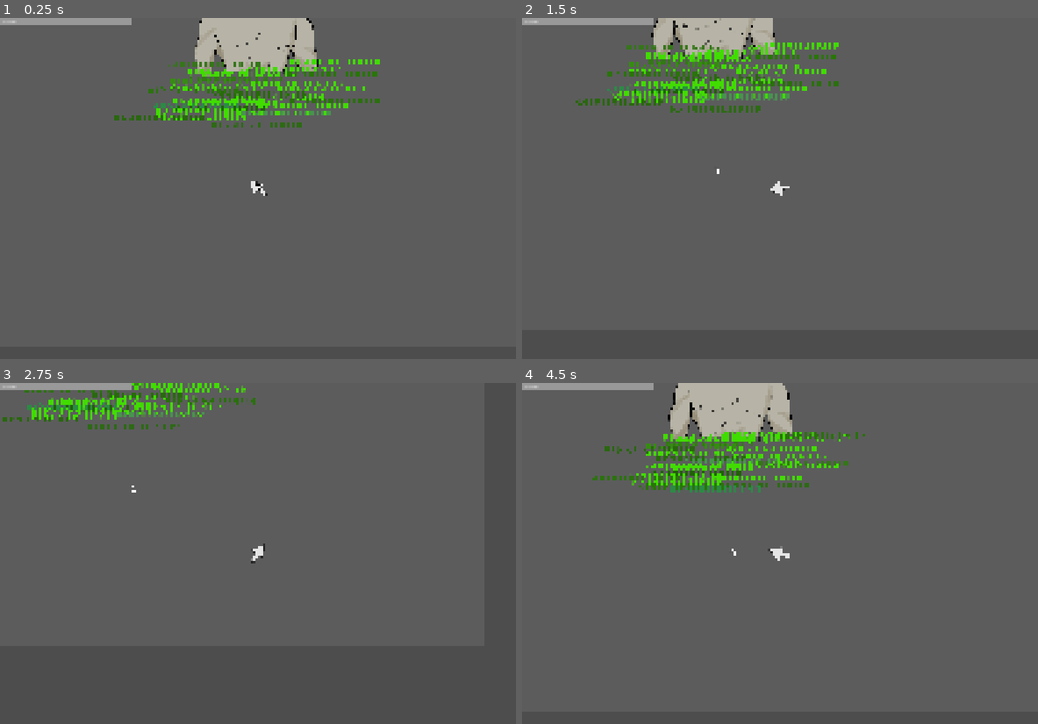
Above: before the commit, frames 1-4 (two rows, left to right).
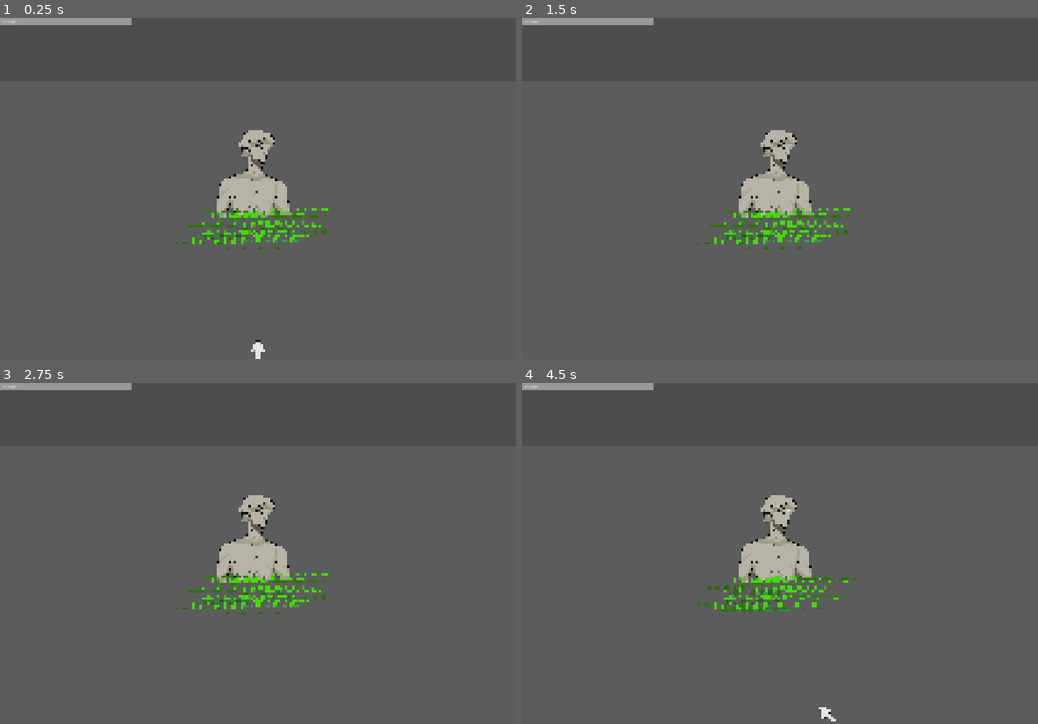
Above: after the commit, the same moments.

Repository: HaroldHuynh/2026GameJam
Game: Godot game, scene res://levels/level_1.tscn
Same seed, same stepped clock (60 frames per second), same inputs: the game is played once before the commit and once after it.
Inputs (mouse positions are in pixels of both pictures, inside the frame that each line leads up to):
- Up to frame 1 (0.25 s): no input
- Up to frame 2 (1.5 s): tap Enter at 0.5 s; move the mouse to (893, 171) at 0.52 s; hold D (right) 0.53-1.28 s; tap Space (attack) at 0.6, 1.35 s; move the mouse to (676, 205) at 1.27 s; hold S (down) from 1.28 s (still down)
- Up to frame 3 (2.75 s): move the mouse to (309, 478) at 2.02 s; release S (down) at 2.03 s; hold D (right) from 2.03 s (still down); hold Enter from 2.03 s (still down); tap Space (attack) at 2.3 s
- Up to frame 4 (4.5 s): move the mouse to (754, 621) at 2.77 s; release D (right) at 2.78 s; release Enter at 2.78 s; hold W (up) 2.78-3.53 s; tap Space (attack) at 2.85, 3.6 s; move the mouse to (934, 604) at 3.52 s; hold A (left) from 3.53 s (still down); move the mouse to (625, 502) at 4.27 s; tap Enter at 4.35 s

The runs differ from the first frame. In frame 1, 9.2% of the frame differs, in the area x 22-74%, y 0-100%; in frame 2, 8.3%; in frame 3, 4.8%; in frame 4, 9.4%, in the area x 13-67%, y 0-100%.

Commit message:
mikey fires lasers correct and player can take damage

Diff:
--- a/levels/boss.gd
+++ b/levels/boss.gd
@@ -1,12 +1,14 @@
 extends CharacterBody2D
 
 @export var laser_scene: PackedScene
-@export var fire_every_seconds := 7.0
+@export var fire_every_seconds := 5.0
+@export var warning_seconds := 2.0
 
-var alive : bool
+var is_attacking := false
 
 func _ready() -> void:
-	alive = true
+	$AnimatedSprite2D.play("default")
+
 	var fire_timer := Timer.new()
 	fire_timer.wait_time = fire_every_seconds
 	fire_timer.autostart = true
@@ -14,15 +16,25 @@
 	add_child(fire_timer)
 
 func fire_laser() -> void:
-	$Michelangelo/AnimatedSprite2D.play("attack")
+	if is_attacking:
+		return
+
+	is_attacking = true
+
+	# Warning: play the attack animation before the laser exists.
+	$AnimatedSprite2D.play("attack")
+	await get_tree().create_timer(warning_seconds).timeout
+
+	# Fire the laser after the two-second warning.
 	var laser = laser_scene.instantiate()
 	get_parent().add_child(laser)
+	laser.global_position = global_position
 
-	# The laser begins at the boss and aims at the player.
-	laser.global_position = global_position
 	var player = get_tree().get_first_node_in_group("player")
 	if player:
-		laser.direction = (player.global_position - global_position).normalized()
+		laser.aim_at(player.global_position)
+	else:
+		push_warning("Boss could not find a node in the player group.")
 
-func die():
-	pass
+	$AnimatedSprite2D.play("default")
+	is_attacking = false
--- a/levels/laser.gd
+++ b/levels/laser.gd
@@ -1,13 +1,21 @@
 extends CharacterBody2D
 
 var direction := Vector2.DOWN
-@export var speed := 500.0
+@export var speed := 700.0
+
+func aim_at(target_position: Vector2) -> void:
+	direction = global_position.direction_to(target_position)
+
+	# Your laser art points downward by default.
+	rotation = direction.angle() - PI / 2
 
 func _physics_process(delta: float) -> void:
+	$AnimatedSprite2D.play("default")
 	global_position += direction * speed * delta
 
-	# Remove the laser once it has left the visible game area.
-	var screen_size = get_viewport_rect().size
-	if global_position.x < -500 or global_position.x > screen_size.x + 500 \
-			or global_position.y < -500 or global_position.y > screen_size.y + 500:
+
+
+func _on_area_2d_body_entered(body: Node2D) -> void:
+	if body.name == "player":
+		get_parent()._on_enemy_spawner_hit_p()
 		queue_free()
--- a/levels/laser.tscn
+++ b/levels/laser.tscn
@@ -22,6 +22,7 @@
 size = Vector2(325, 2749)
 
 [node name="Laser" type="CharacterBody2D" unique_id=15609072]
+scale = Vector2(0.2, 0.2)
 script = ExtResource("3_ydaio")
 
 [node name="AnimatedSprite2D" type="AnimatedSprite2D" parent="." unique_id=3554977]
@@ -30,6 +31,13 @@
 frame = 1
 frame_progress = 0.19443889
 
-[node name="CollisionShape2D" type="CollisionShape2D" parent="." unique_id=1504191055]
-position = Vector2(-245.5, 97.5)
+[node name="Area2D" type="Area2D" parent="." unique_id=1602338770]
+position = Vector2(4.9999995, 19.999998)
+collision_mask = 2
+
+[node name="CollisionShape2D" type="CollisionShape2D" parent="Area2D" unique_id=1504191055]
+position = Vector2(-245.49998, 97.49999)
+scale = Vector2(0.99999994, 0.99999994)
 shape = SubResource("RectangleShape2D_s7pw8")
+
+[connection signal="body_entered" from="Area2D" to="." method="_on_area_2d_body_entered"]
--- a/levels/level_1.tscn
+++ b/levels/level_1.tscn
@@ -3,7 +3,6 @@
 [ext_resource type="Script" uid="uid://3jn1e706500q" path="res://levels/level_1.gd" id="1_btoec"]
 [ext_resource type="PackedScene" uid="uid://c2dqr0dnn03ws" path="res://player/bullet_manager.tscn" id="1_kx6l7"]
 [ext_resource type="PackedScene" uid="uid://bx76wcvt7v6l5" path="res://player/player.tscn" id="2_n46q3"]
-[ext_resource type="PackedScene" uid="uid://b7vvc08wlccjl" path="res://player/bullet_0.tscn" id="4_btoec"]
 [ext_resource type="PackedScene" uid="uid://d2ha4w2gxcjv3" path="res://levels/michelangelo.tscn" id="4_kx6l7"]
 [ext_resource type="PackedScene" uid="uid://srh4x4fiq4x1" path="res://player/game_over.tscn" id="5_n46q3"]
 [ext_resource type="PackedScene" uid="uid://c8oghx1s5bjhl" path="res://player/hud.tscn" id="7_gwceb"]
@@ -17,10 +16,6 @@
 
 [node name="player" parent="." unique_id=791101554 instance=ExtResource("2_n46q3")]
 
-[node name="Camera2D" type="Camera2D" parent="player" unique_id=1713923249]
-position = Vector2(-2, 2)
-scale = Vector2(1000, 1000)
-
 [node name="MeshInstance2D" type="MeshInstance2D" parent="." unique_id=484804871]
 modulate = Color(0.5625185, 0.56694263, 0.57071996, 0.23529412)
 position = Vector2(52, -320)
@@ -31,11 +26,12 @@
 [node name="Node2D" type="Node2D" parent="." unique_id=1858376204]
 position = Vector2(0, -387)
 
-[node name="Bullet0" parent="." unique_id=1668686589 instance=ExtResource("4_btoec")]
-
 [node name="Michelangelo" parent="." unique_id=1819540606 instance=ExtResource("4_kx6l7")]
 position = Vector2(-53, -939)
 
 [node name="GameOver" parent="." unique_id=585318248 instance=ExtResource("5_n46q3")]
 
 [node name="Hud" parent="." unique_id=731691075 instance=ExtResource("7_gwceb")]
+
+[node name="Camera2D" type="Camera2D" parent="." unique_id=1870320940]
+position = Vector2(2, -943)
--- a/levels/michelangelo.tscn
+++ b/levels/michelangelo.tscn
@@ -36,7 +36,7 @@
 size = Vector2(155.9, 243.5)
 
 [node name="Michelangelo" type="CharacterBody2D" unique_id=1819540606]
-scale = Vector2(0.5, 0.5)
+scale = Vector2(0.3, 0.3)
 script = ExtResource("1_bfgim")
 laser_scene = ExtResource("2_jd5gx")
 metadata/_edit_lock_ = true
--- a/player/player.gd
+++ b/player/player.gd
@@ -7,8 +7,10 @@
 var can_shoot : bool
 
 func _ready():
+	add_to_group("player")
 	screen_size = get_viewport_rect().size
 	process_mode = Node.PROCESS_MODE_ALWAYS
+	can_shoot = true
 	reset()
 
 func reset():
